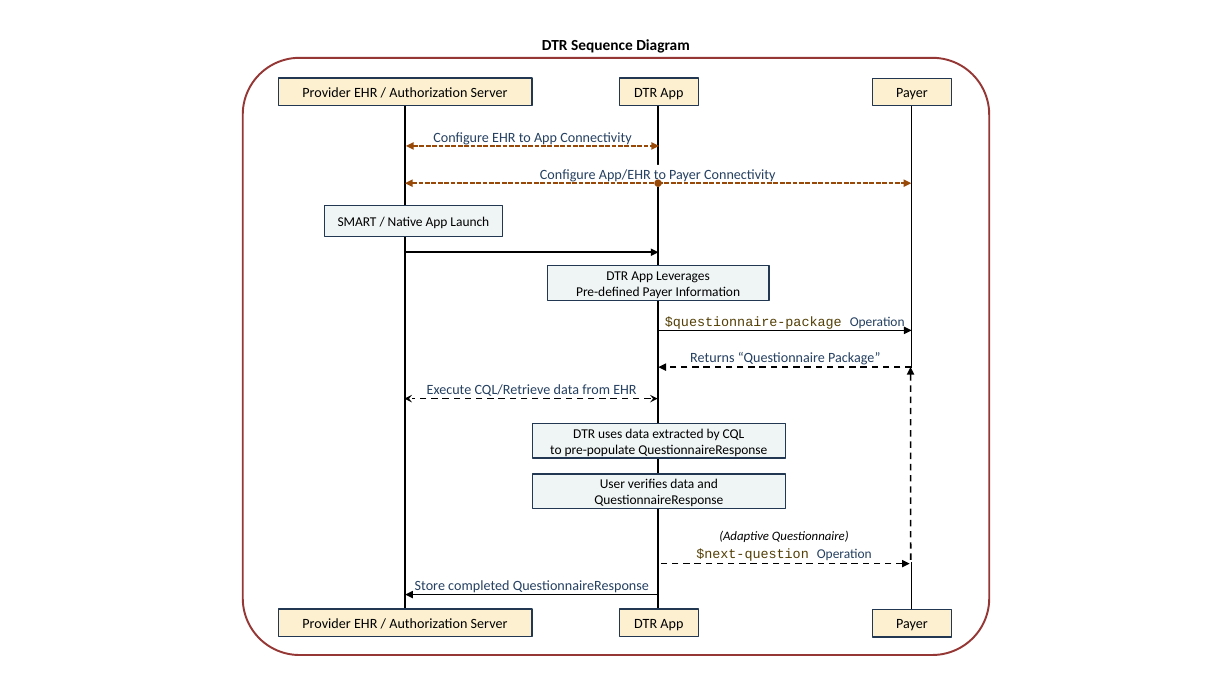
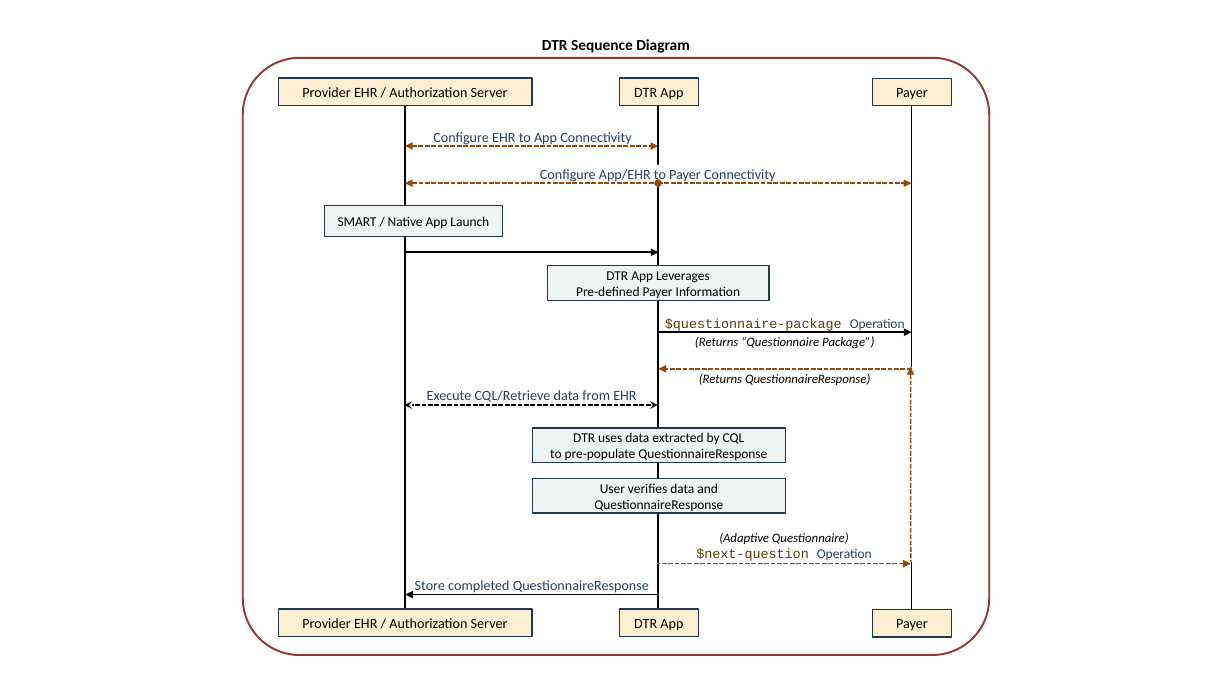
Before and after one commit to HL7/davinci-dtr, a slide deck: slide 2 of input/images-source/CRD_DTR_Flow.pptx. Drawn at 1232x693 pixels with LibreOffice and Linux fonts; fonts in the diff are those of the drawing. Boxes give left, top, right and bottom in pixels: in the first picture for what was removed or moved away, otherwise in the second. Text is boxed around its words. In the diff, an @@ line names an element or a change of style, - is before the commit and + after.

```diff
--- a/input/images-source/CRD_DTR_Flow.pptx
+++ b/input/images-source/CRD_DTR_Flow.pptx
@@ text at [695, 337, 874, 349]: text changed; size 11 to 10 pt; text colour #254061 to #000000; italic on @@
-Returns “Questionnaire Package”
+(Returns “Questionnaire Package”)
@@ arrow (912, 369) - (659, 369): stroke #000000 1.25 pt dashed to #984807 1.25 pt dashed @@
@@ text added at [699, 374, 870, 385], 10 pt, text #000000, italic @@
+(Returns QuestionnaireResponse)
@@ arrow (910, 367) - (911, 562): stroke #000000 1.25 pt dashed to #984807 1.25 pt dashed @@
@@ 2 rectangles, 1 text, 1 double arrow: place and size @@
-2 rectangles, 1 text, 1 double arrow at [405, 384, 786, 508]
+2 rectangles, 1 text, 1 double arrow at [405, 390, 786, 513]
@@ arrow (910, 564) - (658, 564): stroke #000000 1.25 pt dashed to #984807 1.25 pt dashed @@
```
